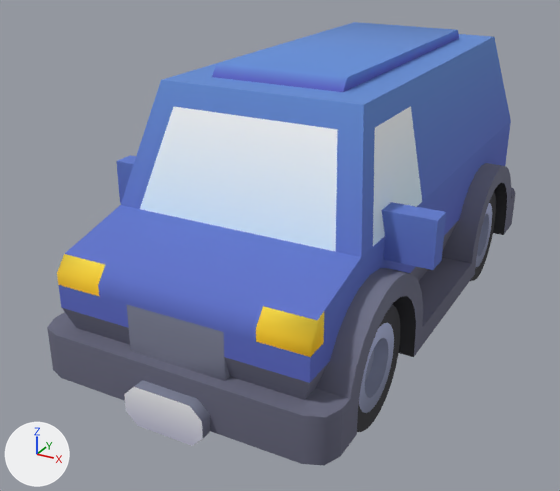
The glTF model assets/cars3d/van.glb: old version first, new version second.
One viewpoint serves both versions: a 50 mm camera at (1.52, -3.22, 1.96) aimed at (-0.15, -0.18, 0.44). Arrows for +X, +Y and +Z are at lower left; the lights stay in place. The older version comes first. Vertices at exactly the same position are counted once.

The scene before the commit, as lines of its bpy script (objects in view):
```python
me_body = bpy.data.meshes.new('body')
me_body.from_pydata(...)  # 430 vertices, 754 faces; spans x -0.75..0.75, y -1.25..1.5, z -0.05..1.15
me_body.materials.append(mat_colormap)
me_wheel_back_left = bpy.data.meshes.new('wheel-back-left')
me_wheel_back_left.from_pydata(...)  # 216 vertices, 332 faces; spans x -0.05..0.3, y -0.3..0.3, z -0.3..0.3
me_wheel_back_left.materials.append(mat_colormap)
me_wheel_front_left = bpy.data.meshes.new('wheel-front-left')
me_wheel_front_left.from_pydata(...)  # 216 vertices, 332 faces; spans x -0.05..0.3, y -0.3..0.3, z -0.3..0.3
me_wheel_front_left.materials.append(mat_colormap)
ob_body = bpy.data.objects.new('body', me_body)
ob_body.location = (0.0, -0.1, 0.2)
ob_wheel_back_left = bpy.data.objects.new('wheel-back-left', me_wheel_back_left)
ob_wheel_back_left.location = (0.3, 0.76, 0.3)
ob_wheel_front_left = bpy.data.objects.new('wheel-front-left', me_wheel_front_left)
ob_wheel_front_left.location = (0.3, -0.76, 0.3)
```
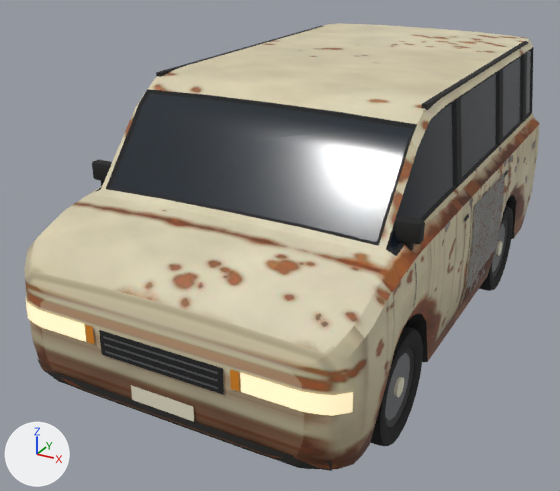
What changed in the scene script:
```text
Add mat_art_van_rear_rust:
    mat_art_van_rear_rust = bpy.data.materials.new('art-van-rear-rust')
    # uses the picture img_van_rear_rust
Add mat_art_van_primer:
    mat_art_van_primer = bpy.data.materials.new('art-van-primer')
    # uses the picture img_van_primer
Change me_wheel_front_left:
    remove me_wheel_front_left.from_pydata(...)  # 216 vertices, 332 faces; spans x -0.05..0.3, y -0.3..0.3, z -0.3..0.3
    remove me_wheel_front_left.materials.append(mat_colormap)
    add me_wheel_front_left.from_pydata(...)  # 140 vertices, 240 faces; spans x -0.11..0.11, y -0.242..0.242, z -0.235..0.235
    me_wheel_front_left part 7: the loose piece of 48 vertices spanning x 0.3, y -0.181..0.181, z -0.181..0.181 is deleted
    me_wheel_front_left part 8: the loose piece of 48 vertices spanning x 0.25..0.3, y -0.12..0.12, z -0.12..0.12 is deleted
    me_wheel_front_left part 9: 120 vertices removed from x -0.05..0.3, y -0.3..0.3, z -0.3..0.3; 140 vertices added at x -0.11..0.11, y -0.242..0.242, z -0.235..0.235
    add me_wheel_front_left.materials.append(mat_tire_rubber)  # black #161616
Change me_wheel_back_left:
    remove me_wheel_back_left.from_pydata(...)  # 216 vertices, 332 faces; spans x -0.05..0.3, y -0.3..0.3, z -0.3..0.3
    remove me_wheel_back_left.materials.append(mat_colormap)
    add me_wheel_back_left.from_pydata(...)  # 140 vertices, 240 faces; spans x -0.11..0.11, y -0.242..0.242, z -0.235..0.235
    me_wheel_back_left part 10: the loose piece of 48 vertices spanning x 0.3, y -0.181..0.181, z -0.181..0.181 is deleted
    me_wheel_back_left part 11: the loose piece of 48 vertices spanning x 0.25..0.3, y -0.12..0.12, z -0.12..0.12 is deleted
    me_wheel_back_left part 12: 120 vertices removed from x -0.05..0.3, y -0.3..0.3, z -0.3..0.3; 140 vertices added at x -0.11..0.11, y -0.242..0.242, z -0.235..0.235
    add me_wheel_back_left.materials.append(mat_tire_rubber)  # black #161616
Change me_body:
    remove me_body.from_pydata(...)  # 430 vertices, 754 faces; spans x -0.75..0.75, y -1.25..1.5, z -0.05..1.15
    remove me_body.materials.append(mat_colormap)
    add me_body.from_pydata(...)  # 1899 vertices, 3304 faces; spans x -0.75..0.75, y -1.35..1.39, z 0.17..1.29
    me_body part 1: a new loose piece, a box spanning x 0.632..0.71, y -0.782..-0.757, z 0.826..0.876, in mat_trim_black (black #1a1a1a)
    me_body part 2: a new loose piece, a box spanning x 0.602..0.623, y -0.456..1.205, z 1.259..1.281, in mat_trim_black (black #1a1a1a)
    me_body part 3: a new loose piece, a box spanning x -0.623..-0.602, y -0.456..1.205, z 1.259..1.281, in mat_trim_black (black #1a1a1a)
    me_body part 4: the loose piece of 358 vertices spanning x -0.75..0.75, y -1.2..1.45, z 0.0..1.1 is rebuilt with 1266 vertices and now spans x -0.74..0.74, y -1.34..1.38, z 0.17..1.29
    me_body part 5: 8 loose pieces with 72 vertices, spanning x -0.55..0.55, y -1.25..1.5, z -0.05..1.15, are deleted
    me_body part 6: 382 vertices added at x -0.75..0.75, y -1.35..0.57, z 0.21..0.95
    other edits to the shape of me_body do not show in these pictures
    add me_body.materials.append(mat_body_paint)  # picture img_van_junk
    add me_body.materials.append(mat_trim_black)  # black #1a1a1a
    add me_body.materials.append(mat_glass_tint)  # black #16202a
    add me_body.materials.append(mat_bumper_plastic)  # black #2b2a28
    add me_body.materials.append(mat_headlight)  # beige #fff1d0, glowing beige #cbb78b
    add me_body.materials.append(mat_taillight)  # red #b01a1e
    add me_body.materials.append(mat_indicator)  # orange #e08a1e
    add me_body.materials.append(mat_plate)  # pale yellow #e6e0c8
    add me_body.materials.append(mat_rim_silver)  # dark grey #5a5c5f
    add me_body.materials.append(mat_door_seam_soft)  # dark grey #4a4540
    add me_body.materials.append(mat_art_van_primer)
    add me_body.materials.append(mat_art_van_rear_rust)
Change ob_wheel_front_left:
    ob_wheel_front_left.location: (0.3, -0.76, 0.3) -> (0.604, -0.76, 0.241)
Change ob_wheel_back_left:
    ob_wheel_back_left.location: (0.3, 0.76, 0.3) -> (0.604, 0.76, 0.241)
Change ob_body:
    ob_body.location: (0.0, -0.1, 0.2) -> (0.0, 0.0, 0.0)
Add ob_wheel_back_left_1:
    ob_wheel_back_left_1 = bpy.data.objects.new('wheel-back-left.1', me_wheel_back_left_1)  # 105 vertices, 180 faces; spans x 0.07..0.098, y -0.16..0.16, z -0.16..0.16; in mat_rim_dark (black #2a2b2d), mat_rim_silver (dark grey #5a5c5f), mat_plate (pale yellow #e6e0c8)
    ob_wheel_back_left_1.location = (0.604, 0.76, 0.241)
Add ob_wheel_front_left_1:
    ob_wheel_front_left_1 = bpy.data.objects.new('wheel-front-left.1', me_wheel_back_left_1.copy())
    ob_wheel_front_left_1.location = (0.604, -0.76, 0.241)
```

Pixel boxes [x1, y1, x2, y2] of what changed, in the pictures (560 x 491 px; the box of a moved part takes in the faces that stretch with it):
'body', reshaped, moved, recoloured (10% wider): before [47, 22, 516, 465]; after [24, 23, 540, 471]
'wheel-front-left', reshaped, moved, recoloured: before [357, 305, 400, 432]; after [370, 326, 423, 446]
'wheel-back-left', reshaped, moved, recoloured: before [470, 192, 496, 281]; after [479, 205, 513, 291]
'wheel-front-left.1', added: after [385, 348, 414, 427]
    faces in mat_rim_silver (dark grey #5a5c5f): [385, 353, 410, 421]
    faces in mat_rim_dark (black #2a2b2d): [385, 348, 414, 427]
    faces in mat_plate (pale yellow #e6e0c8): [394, 377, 404, 398]
'wheel-back-left.1', added: after [492, 220, 508, 277]
    faces in mat_rim_silver (dark grey #5a5c5f): [492, 224, 505, 272]
    faces in mat_rim_dark (black #2a2b2d): [492, 220, 508, 277]
part 1 of me_body, added (mostly hidden): after [400, 241, 414, 251]
part 2 of me_body, added: after [421, 41, 528, 110]
part 3 of me_body, added: after [156, 26, 323, 77]
part 4 of me_body, rebuilt (10% wider): before [47, 27, 516, 465]; after [24, 23, 540, 470]
part 5 of me_body, deleted: before [57, 22, 459, 446]
part 6 of me_body, added: after [26, 159, 510, 471]
part 7 of me_wheel_front_left, deleted (blue): before [359, 323, 394, 413]
part 8 of me_wheel_front_left, deleted (blue): before [365, 338, 388, 398]
part 9 of me_wheel_front_left, moved or reshaped: before [357, 305, 400, 432]; after [370, 326, 423, 446]
part 10 of me_wheel_back_left, deleted: before [476, 203, 492, 267]
part 11 of me_wheel_back_left, deleted: before [477, 214, 489, 257]
part 12 of me_wheel_back_left, moved or reshaped: before [470, 192, 496, 281]; after [479, 205, 513, 291]
